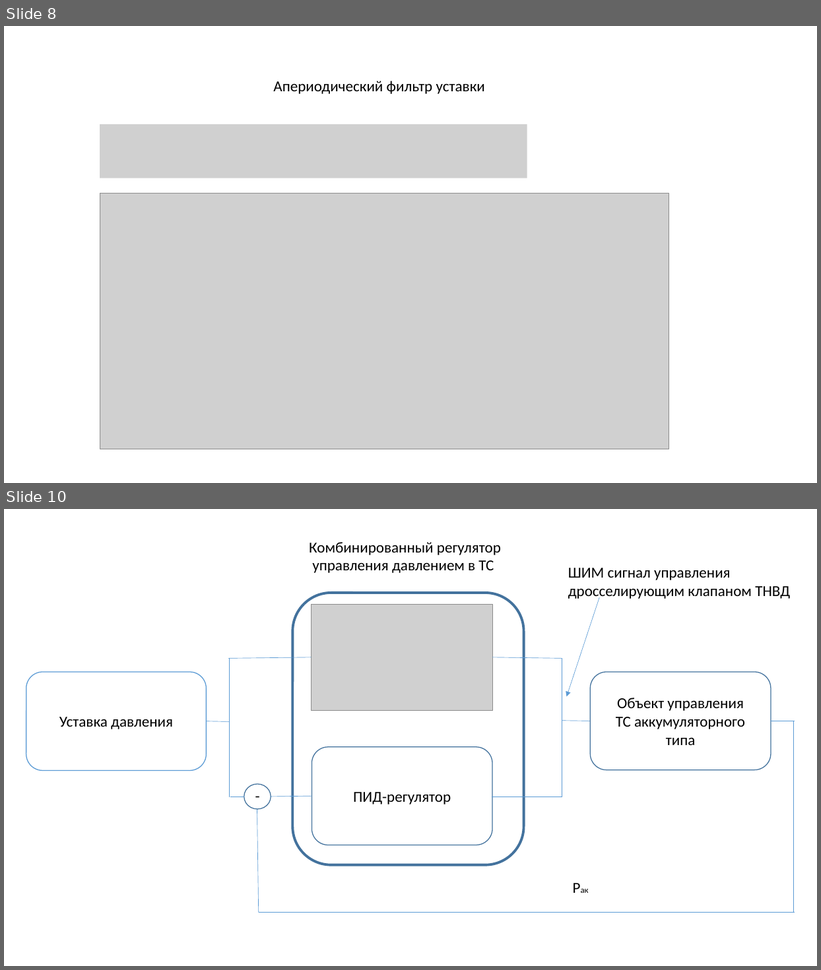
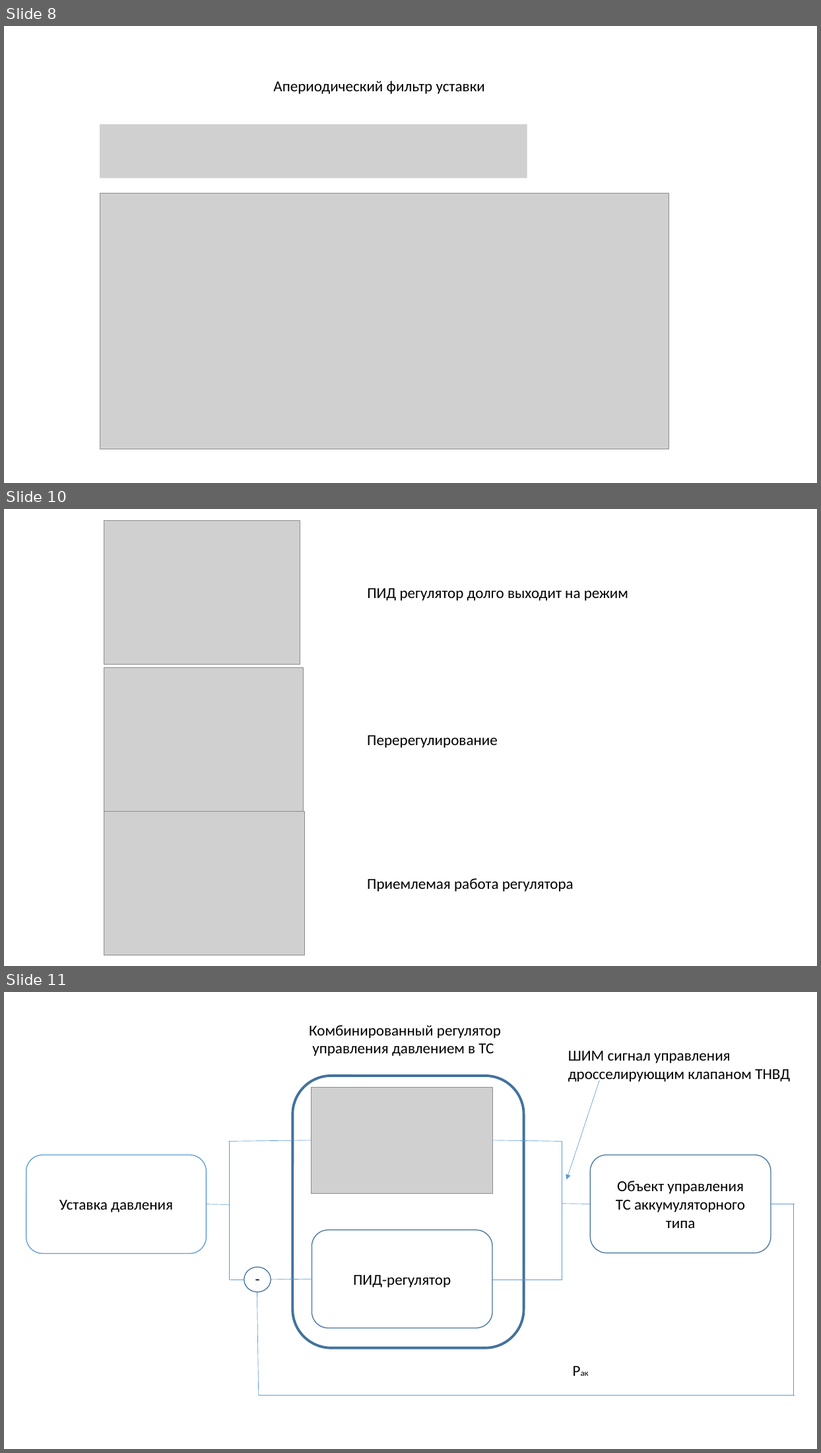
Before and after one commit to PavelKorokev/PavelKorolevDiplom, a slide deck: Презентация1.pptx. Shown one above the other, each under a label of ours: slides 8 and 10 before the commit, slides 8, 10 and 11 after it; the slides between them are not shown. The pictures are 821x970 and 821x1453 pixels, drawn with LibreOffice and Linux fonts; fonts in the diff are those of the drawing; grey boxes stand for pictures. Boxes give left, top, right and bottom in pixels: in the first picture for what was removed or moved away, otherwise in the second. Text is boxed around its words. In the diff, an @@ line names an element or a change of style, - is before the commit and + after.

```diff
--- a/Презентация1.pptx
+++ b/Презентация1.pptx
@@ slide 10 added at (4, 509, 817, 966), background #FFFFFF @@
@@ picture added at (104, 521, 300, 665) @@
@@ text added at (367, 588, 628, 601), 18 pt, text #000000 @@
+ПИД регулятор долго выходит на режим
@@ picture added at (104, 667, 303, 811) @@
@@ text added at (367, 735, 498, 748), 18 pt, text #000000 @@
+Перерегулирование
@@ picture added at (104, 811, 305, 956) @@
@@ text added at (367, 879, 574, 892), 18 pt, text #000000 @@
+Приемлемая работа регулятора
@@ what was slide 10 is now slide 11 @@
```
Also in this commit, not shown: 1 slide changed, 1 slide removed, 1 other file.
